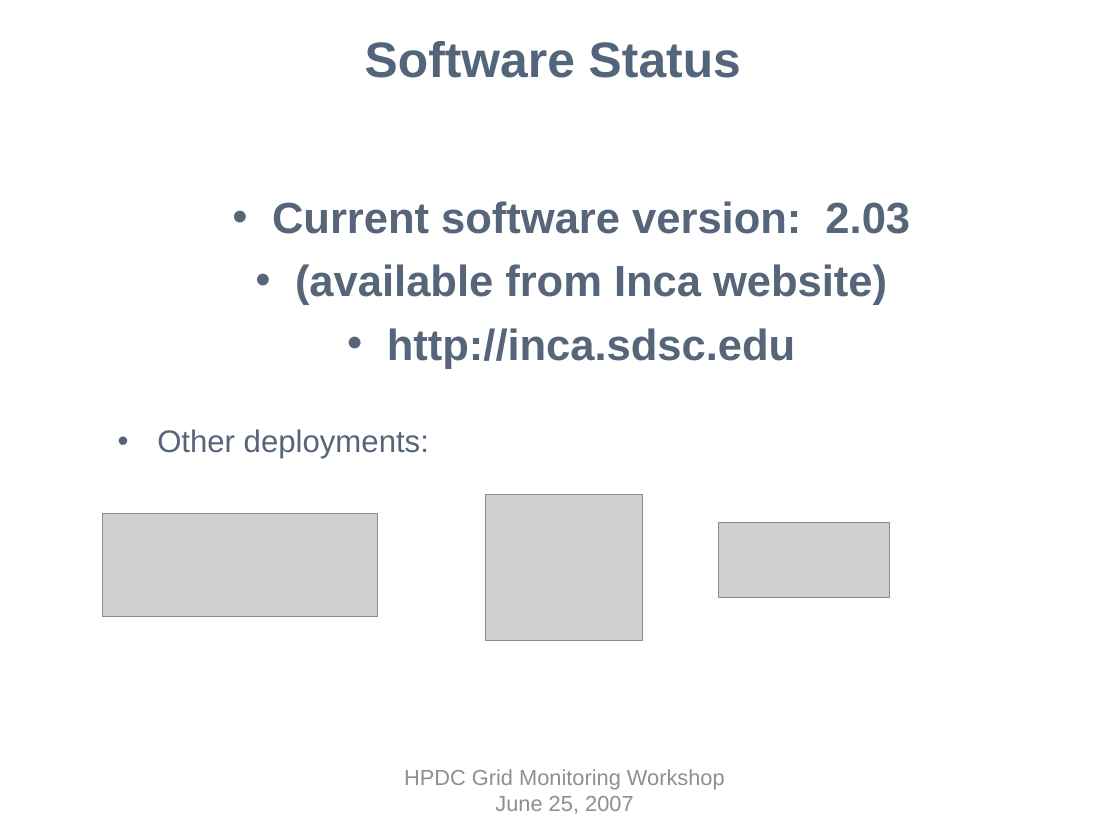
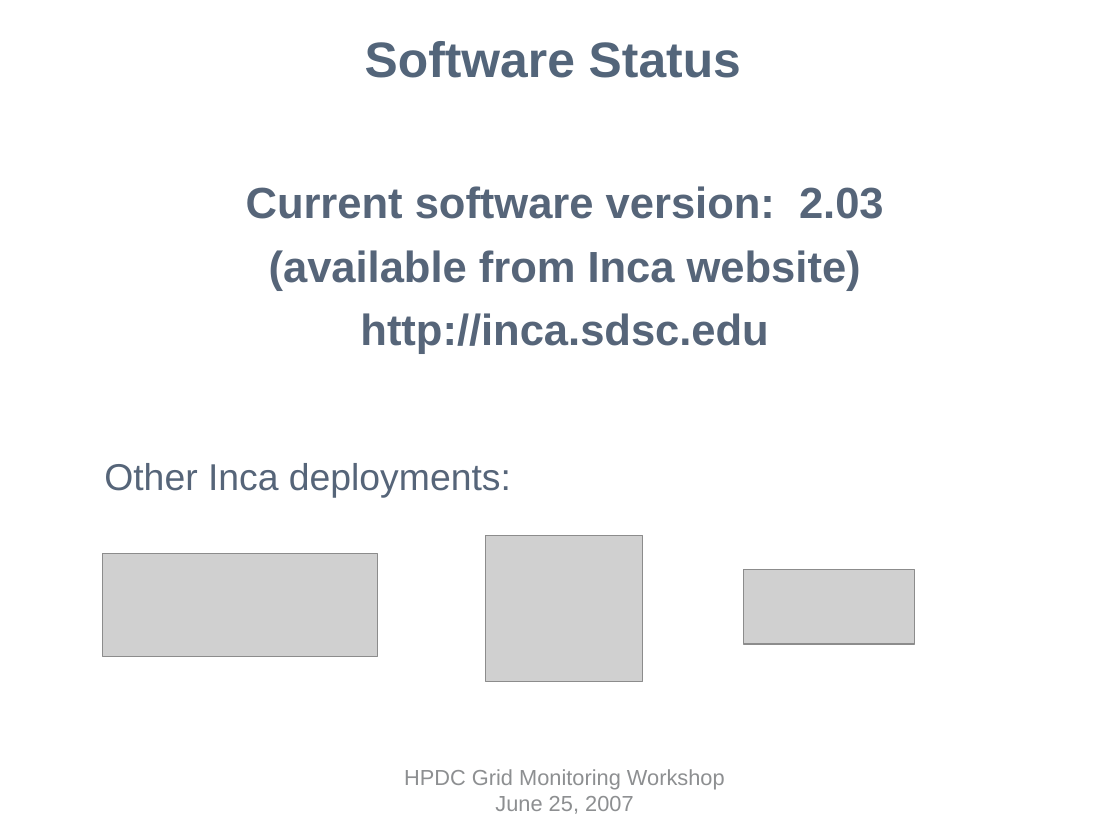
Before and after one commit to IncaProject/inca-xsede, a slide deck: slide 13 of talks/inca-gmw07.ppt (slide 15 before the commit). Drawn at 1120x840 pixels with LibreOffice and Linux fonts; fonts in the diff are those of the drawing; grey boxes stand for pictures; background and template pictures are left out. Boxes give left, top, right and bottom in pixels: in the first picture for what was removed or moved away, otherwise in the second. Text is boxed around its words. In the diff, an @@ line names an element or a change of style, - is before the commit and + after.

```diff
--- a/talks/inca-gmw07.ppt
+++ b/talks/inca-gmw07.ppt
@@ text at (246, 186, 884, 354): bullet • to none @@
@@ text at (104, 463, 511, 498): text changed; size 20 to 24 pt @@
-• Other deployments:
+Other Inca deployments:
@@ picture: place and size @@
-picture at (485, 495, 642, 642)
+picture at (485, 535, 642, 682)
@@ picture: place and size @@
-picture at (103, 513, 377, 616)
+picture at (103, 553, 377, 656)
@@ picture: place and size @@
-picture at (719, 523, 890, 598)
+picture at (744, 569, 915, 644)
```
Also in this commit, not shown: 9 other slides changed.
